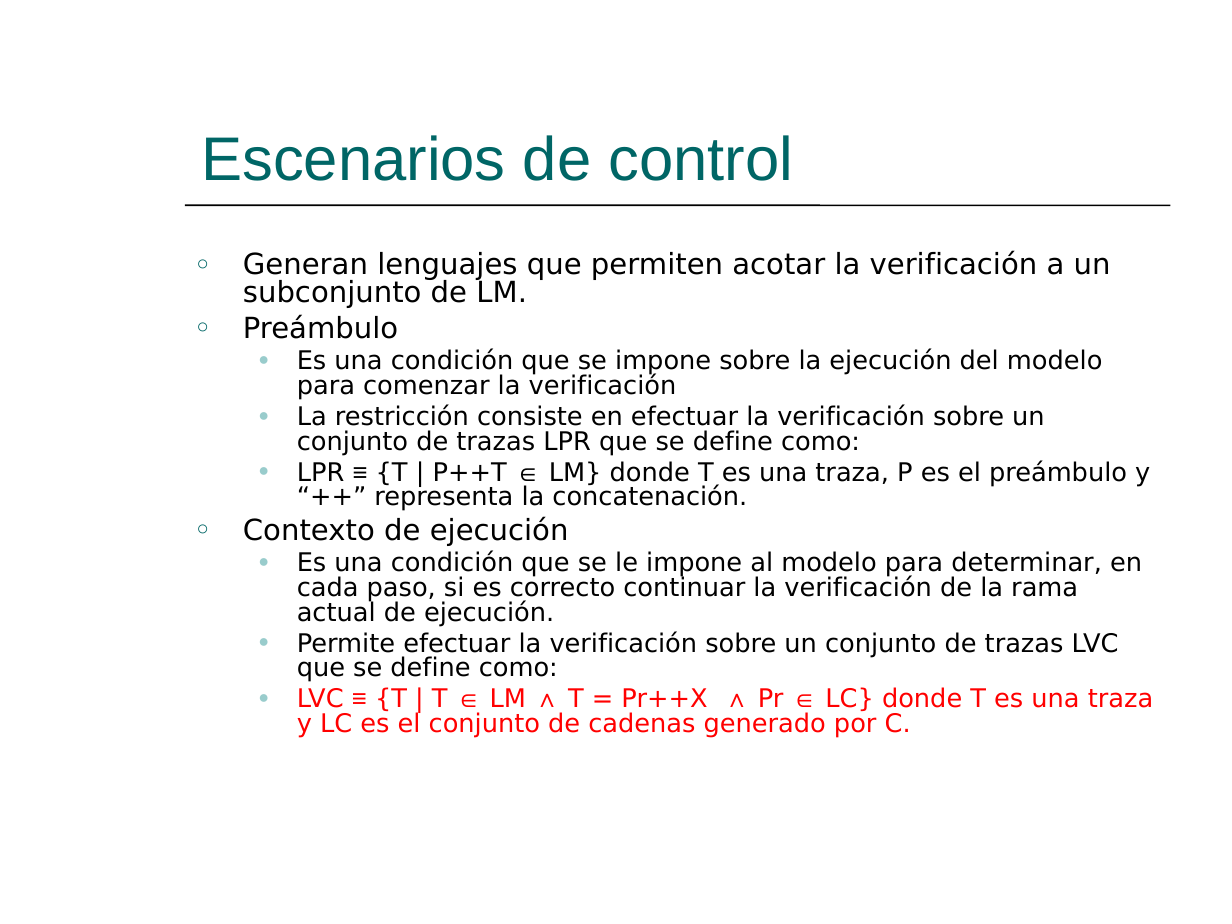
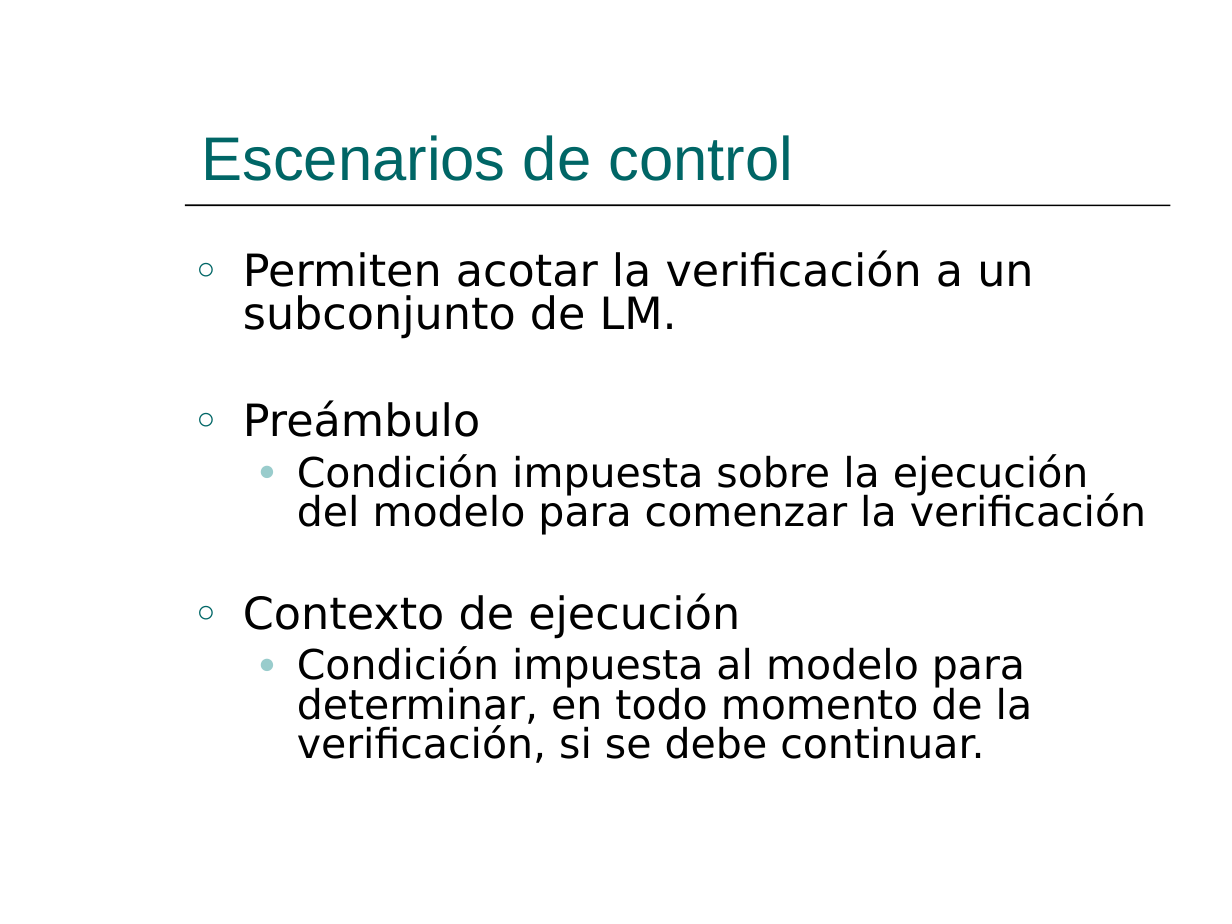
Before and after one commit to hugomelendez/tesis-jpf-2006, a slide deck: slide 14 of tesis-doc/Presentación.ppt (slide 12 before the commit). Drawn at 1232x924 pixels with LibreOffice and Linux fonts; fonts in the diff are those of the drawing. Boxes give left, top, right and bottom in pixels: in the first picture for what was removed or moved away, otherwise in the second. Text is boxed around its words. In the diff, an @@ line names an element or a change of style, - is before the commit and + after.

```diff
--- a/tesis-doc/Presentación.ppt
+++ b/tesis-doc/Presentación.ppt
@@ text at [243,250,1033,339]: text changed; size 17 to 26 pt @@
-○ Generan lenguajes que permiten acotar la verificación a un subconjunto de LM.
+○ Permiten acotar la verificación a un subconjunto de LM.
@@ text at [243,401,740,639]: size 17 to 26 pt in "Preámbulo", "Contexto de ejecución"; more space between paragraphs @@
@@ text at [297,454,1146,535]: text changed; size 15 to 24 pt @@
-  ● Es una condición que se impone sobre la ejecución del modelo para comenzar la verificación
-  ● La restricción consiste en efectuar la verificación sobre un conjunto de trazas LPR que se define como:
-  ● LPR ≡ {T | P++T ∈ LM} donde T es una traza, P es el preámbulo y “++” representa la concatenación.
+  ● Condición impuesta sobre la ejecución del modelo para comenzar la verificación
@@ text at [297,646,1033,763]: text changed; size 15 to 24 pt @@
-  ● Es una condición que se le impone al modelo para determinar, en cada paso, si es correcto continuar la verificación de la rama actual de ejecución.
-  ● Permite efectuar la verificación sobre un conjunto de trazas LVC que se define como:
-  ● LVC ≡ {T | T ∈ LM ∧ T = Pr++X ∧ Pr ∈ LC} donde T es una traza y LC es el conjunto de cadenas generado por C.
+  ● Condición impuesta al modelo para determinar, en todo momento de la verificación, si se debe continuar.
```
Also in this commit, not shown: 27 other slides changed, 2 slides added, 1 slide removed.
